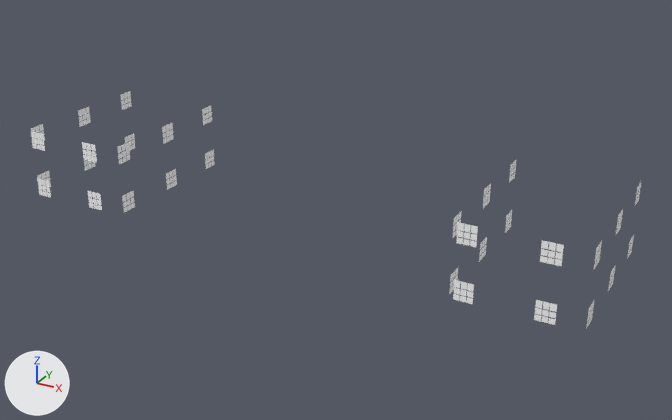
The OBJ model Games/GuruttoWorld/Assets/Models/GuidanceLab/City1A/Baked/Block-2-8.obj, before and after one commit.
One viewpoint serves both versions: a 50 mm camera at (24.5, 20.0, 23.1) aimed at (1.4, 62.0, 2.0). The lights are fixed; the arrows at lower left show +X, +Y and +Z. The picture after the commit comes second. Where no turn or scale is listed for an object, it has been applied to the vertices.

Script lines for the objects in view, before the commit:
```python
me_block_2_8 = bpy.data.meshes.new('Block-2-8')
me_block_2_8.from_pydata(...)  # 1152 vertices, 576 faces; spans x -16.8..16.8, y 57.2..66.5, z 1.1..5.2
me_block_2_8.materials.append(mat_white)  # white #ffffff
ob_block_2_8 = bpy.data.objects.new('Block-2-8', me_block_2_8)
ob_block_2_8.location = (0.0, 0.0, 0.0)
```
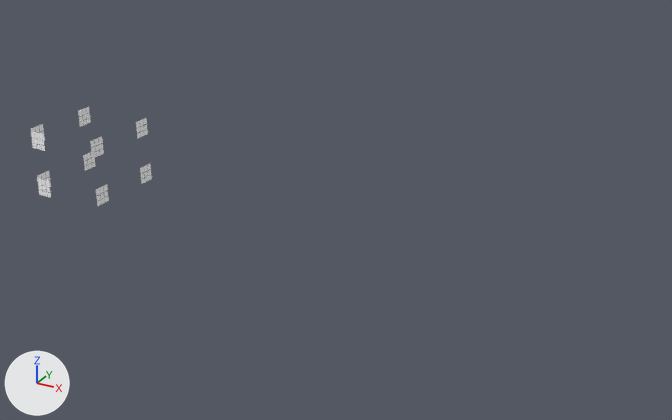
The newer file is also turned or shifted as a whole; pictures and numbers use the older file's frame.

Pixel boxes [x1, y1, x2, y2] of what changed, in the pictures (672 x 420 px; the box of a moved part takes in the faces that stretch with it):
'Block-2-8', reshaped (80% narrower, 58% shorter)
    before: [31, 91, 641, 329]
    after: [31, 107, 152, 206]
part 1 of me_block_2_8, moved or reshaped
    before: [130, 191, 134, 198]
    after: [104, 184, 108, 192]
part 2 of me_block_2_8, moved or reshaped
    before: [166, 172, 169, 180]
    after: [140, 167, 144, 174]
part 3 of me_block_2_8, moved or reshaped
    before: [125, 142, 129, 150]
    after: [98, 137, 103, 144]
part 4 of me_block_2_8, moved or reshaped
    before: [162, 126, 166, 133]
    after: [136, 121, 140, 128]
part 5 of me_block_2_8, moved or reshaped
    before: [169, 123, 173, 130]
    after: [143, 118, 147, 125]
part 6 of me_block_2_8, deleted
    before: [82, 91, 641, 329]
part 7 of me_block_2_8, added
    after: [90, 138, 108, 206]

Patch to the scene script:
```diff
--- a/Games/GuruttoWorld/Assets/Models/GuidanceLab/City1A/Baked/Block-2-8.obj.py
+++ b/Games/GuruttoWorld/Assets/Models/GuidanceLab/City1A/Baked/Block-2-8.obj.py
@@ me_block_2_8 @@
 # used by ob_block_2_8; location = (0.0, 0.0, 0.0)
-me_block_2_8.from_pydata(...)  # 1152 vertices, 576 faces; spans x -16.8..16.8, y 57.2..66.5, z 1.1..5.2
+me_block_2_8.from_pydata(...)  # 360 vertices, 180 faces; spans x -16.8..-12.2, y 57.2..62.5, z 1.1..5.2
+# me_block_2_8 part 1: the loose piece of 4 vertices spanning x -10.2, y 58.2..58.5, z 1.8..2.2 is moved by (-2.0, 0.0, 0.0)
+# me_block_2_8 part 2: the loose piece of 4 vertices spanning x -10.2, y 61.5..61.8, z 1.8..2.2 is moved by (-2.0, 0.0, 0.0)
+# me_block_2_8 part 3: the loose piece of 4 vertices spanning x -10.2, y 58.2..58.5, z 4.8..5.2 is moved by (-2.0, 0.0, 0.0)
+# me_block_2_8 part 4: the loose piece of 4 vertices spanning x -10.2, y 61.5..61.8, z 4.8..5.2 is moved by (-2.0, 0.0, 0.0)
+# me_block_2_8 part 5: the loose piece of 4 vertices spanning x -10.2, y 62.2..62.5, z 4.8..5.2 is moved by (-2.0, 0.0, 0.0)
+# me_block_2_8 part 6: 212 loose pieces with 848 vertices, spanning x -16.8..16.8, y 57.2..66.5, z 1.1..5.2, are deleted
+# me_block_2_8 part 7: 56 vertices added at x -12.2, y 57.5..58.5, z 1.1..5.2
+# other edits to the shape of me_block_2_8 do not show in these pictures
 me_block_2_8.materials.append(mat_white)
```
